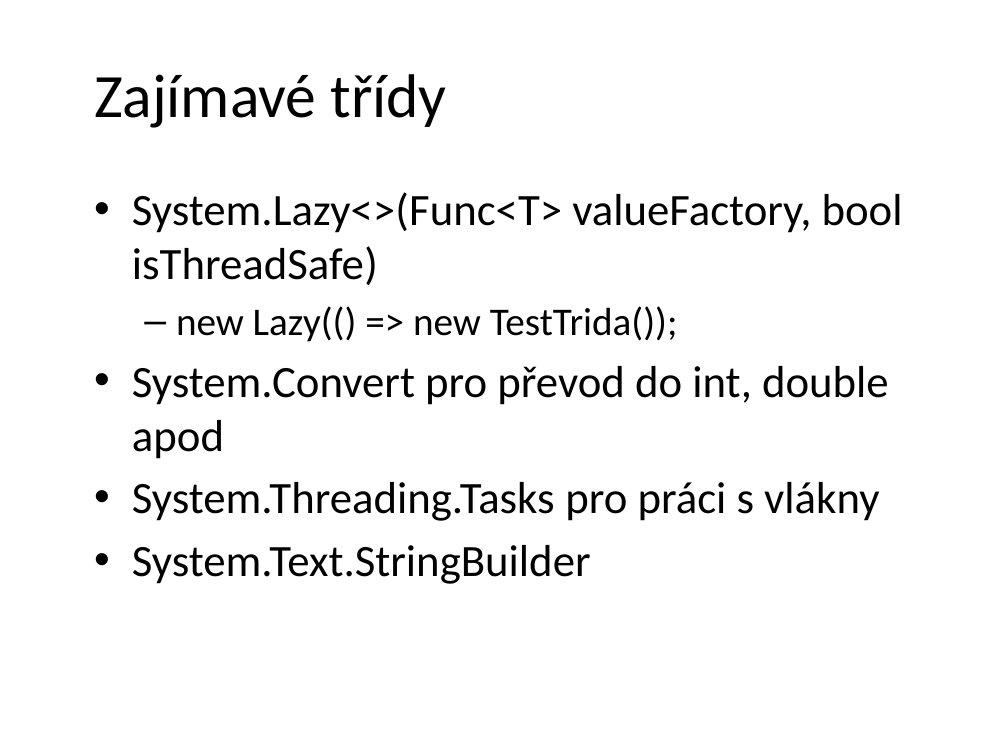
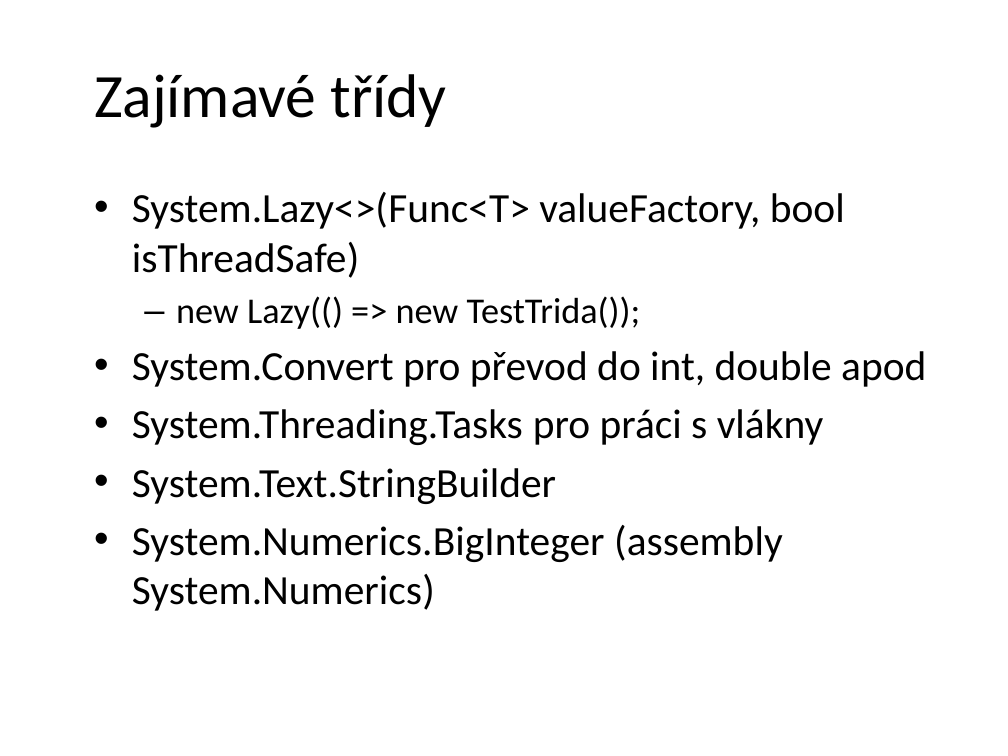
Before and after one commit to petrbalat/Skoleni-Csharp-NET, a slide deck: slide 26 of prezentace.pptx. Drawn at 1008x756 pixels with LibreOffice and Linux fonts; fonts in the diff are those of the drawing; background and template pictures are left out. Boxes give left, top, right and bottom in pixels: in the first picture for what was removed or moved away, otherwise in the second. Text is boxed around its words. In the diff, an @@ line names an element or a change of style, - is before the commit and + after.

```diff
--- a/prezentace.pptx
+++ b/prezentace.pptx
@@ text at (132,192,926,504): size 32 to 29.6 pt in "System.Lazy<>(Func<T> valueFactory, bool isThreadSafe)", "System.Convert pro převod do int, double apod", "System.Threading.Tasks pro práci s vlákny", "System.Text.StringBuilder"; size 28 to 25.9 pt in "new Lazy(() => new TestTrida());" @@
@@ text at (132,525,783,611): paragraph added @@
+• System.Numerics.BigInteger (assembly System.Numerics)
```
Also in this commit, not shown: 2 other files.
